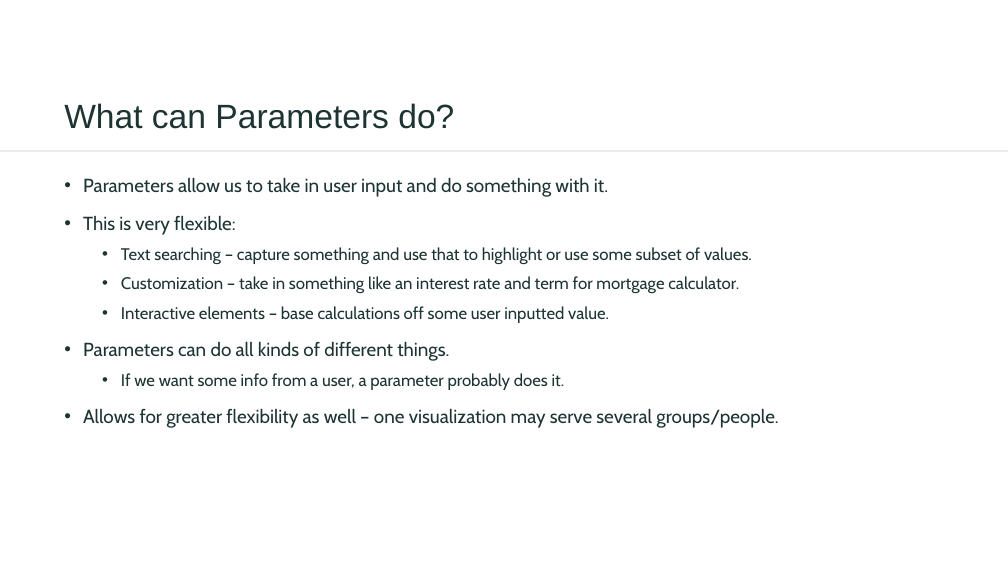
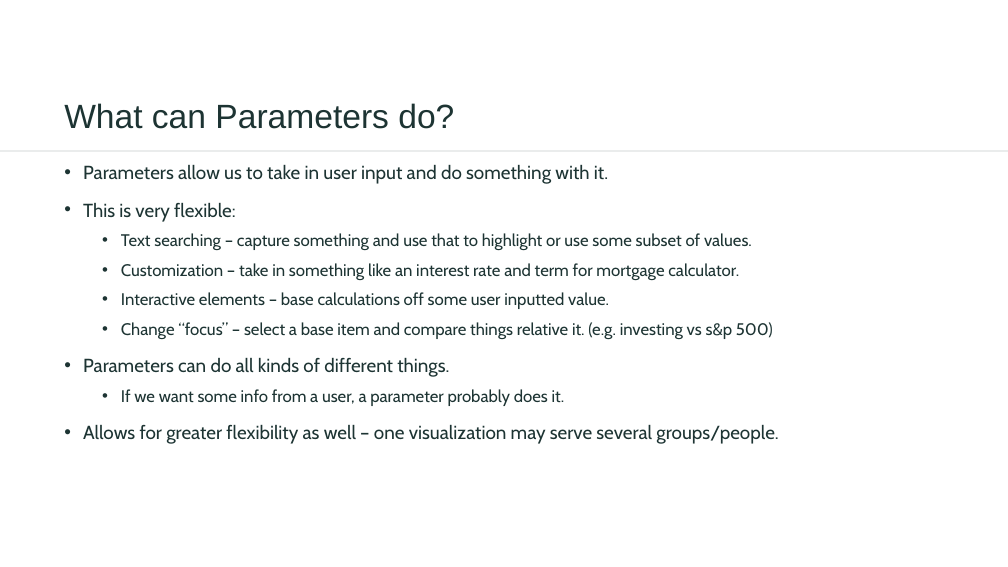
Before and after one commit to AkeemSemper/ml_datasets, a slide deck: slide 5 of slides/009_params_control_waterfall.pptx. Drawn at 1008x567 pixels with LibreOffice and Linux fonts; fonts in the diff are those of the drawing. Boxes give left, top, right and bottom in pixels: in the first picture for what was removed or moved away, otherwise in the second. Text is boxed around its words. In the diff, an @@ line names an element or a change of style, - is before the commit and + after.

```diff
--- a/slides/009_params_control_waterfall.pptx
+++ b/slides/009_params_control_waterfall.pptx
@@ text "Parameters allow us to take ...": place and size @@
-text "Parameters allow us to take ..." at box(83, 178, 778, 428)
+text "Parameters allow us to take ..." at box(83, 165, 778, 444)
@@ text at box(121, 322, 773, 339): paragraph added @@
+  • Change “focus” – select a base item and compare things relative it. (e.g. investing vs s&p 500)
```
Also in this commit, not shown: 4 other slides changed, 3 slides added, 1 slide removed, 3 other files.
